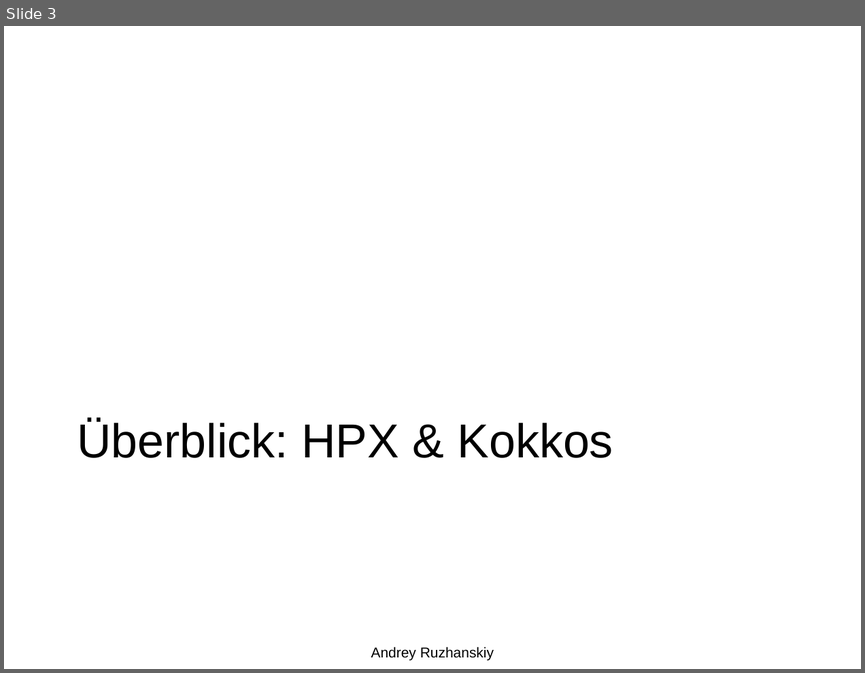
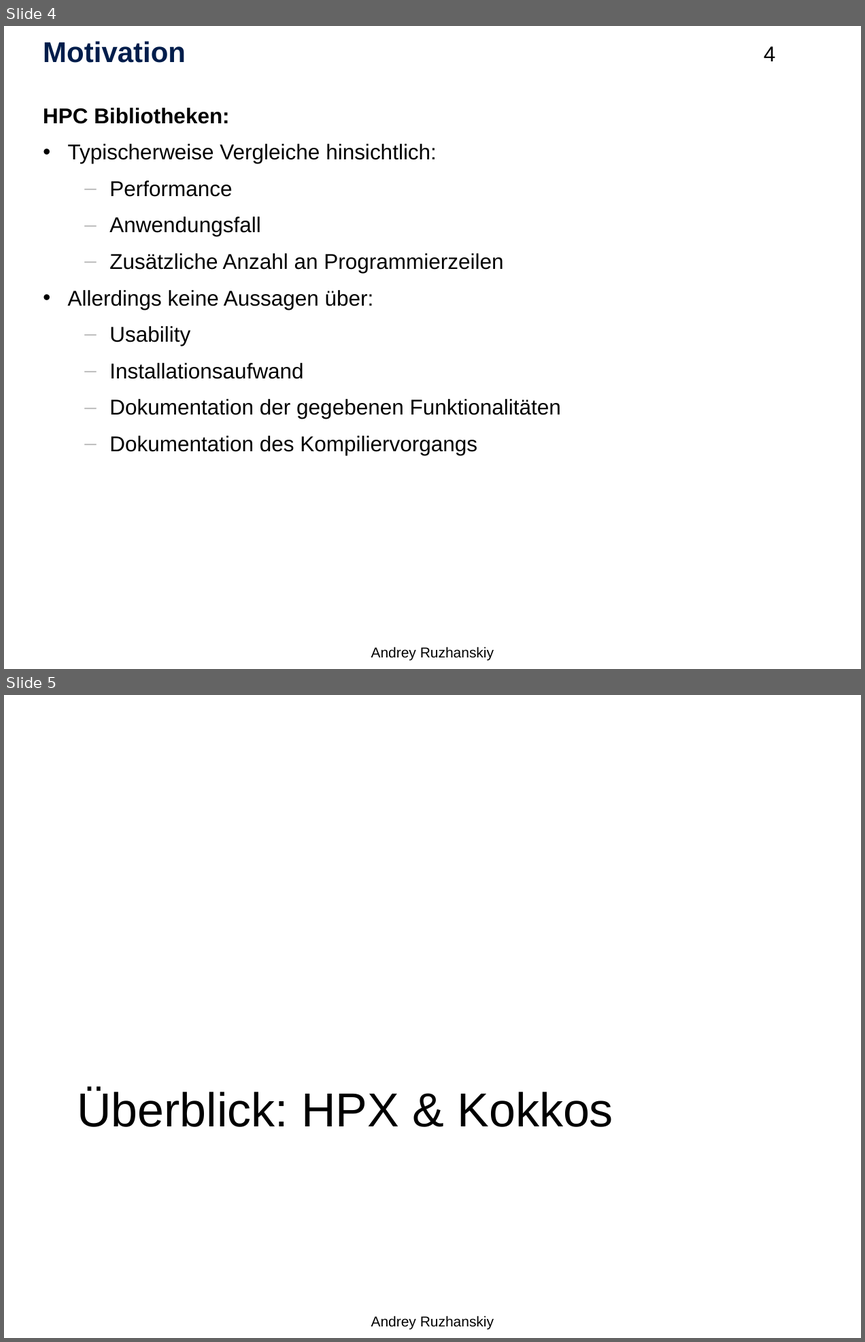
Before and after one commit to Setahero/HPC_Kokkos_HS, a slide deck: Hauptseminar HPC.pptx. Shown one above the other, each under a label of ours: slide 3 before the commit, slides 4 and 5 after it. The pictures are 865x673 and 865x1342 pixels, drawn with LibreOffice and Linux fonts; fonts in the diff are those of the drawing; background and template pictures are left out. Boxes give left, top, right and bottom in pixels: in the first picture for what was removed or moved away, otherwise in the second. Text is boxed around its words. In the diff, an @@ line names an element or a change of style, - is before the commit and + after.

```diff
--- a/Hauptseminar HPC.pptx
+++ b/Hauptseminar HPC.pptx
@@ slide 4 added at (x1=4, y1=26, x2=861, y2=669), background picture (left out) @@
@@ title added at (x1=43, y1=41, x2=186, y2=63), 24 pt, text #001D4B, bold @@
+Motivation
@@ page number added at (x1=764, y1=46, x2=776, y2=61), 18 pt, text #000000 @@
+4
@@ text added at (x1=43, y1=108, x2=561, y2=455), 18 pt, text #000000 @@
+HPC Bibliotheken:
+  • Typischerweise Vergleiche hinsichtlich:
+    – Performance
+    – Anwendungsfall
+    – Zusätzliche Anzahl an Programmierzeilen
+  • Allerdings keine Aussagen über:
+    – Usability
+    – Installationsaufwand
+    – Dokumentation der gegebenen Funktionalitäten
+    – Dokumentation des Kompiliervorgangs
@@ text added at (x1=371, y1=646, x2=494, y2=660), 12 pt, text #000000 @@
+Andrey Ruzhanskiy
@@ what was slide 3 is now slide 5 @@
```
Also in this commit, not shown: 10 slides changed, 2 other slides added, 1 slide removed.
